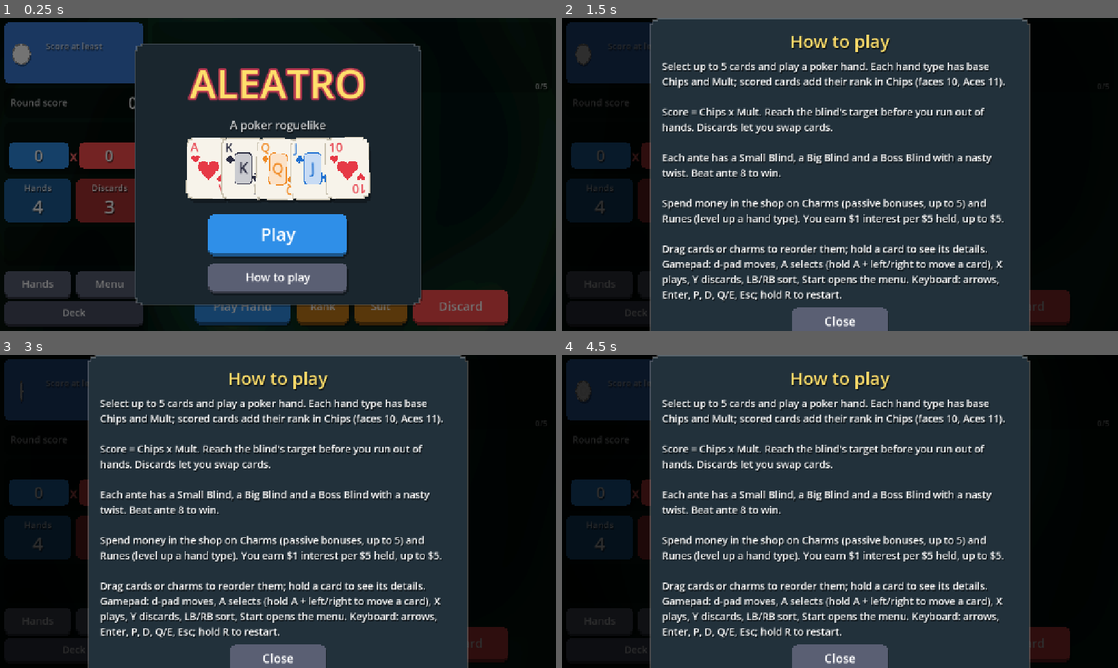
Above: before the commit, frames 1-4 (two rows, left to right).
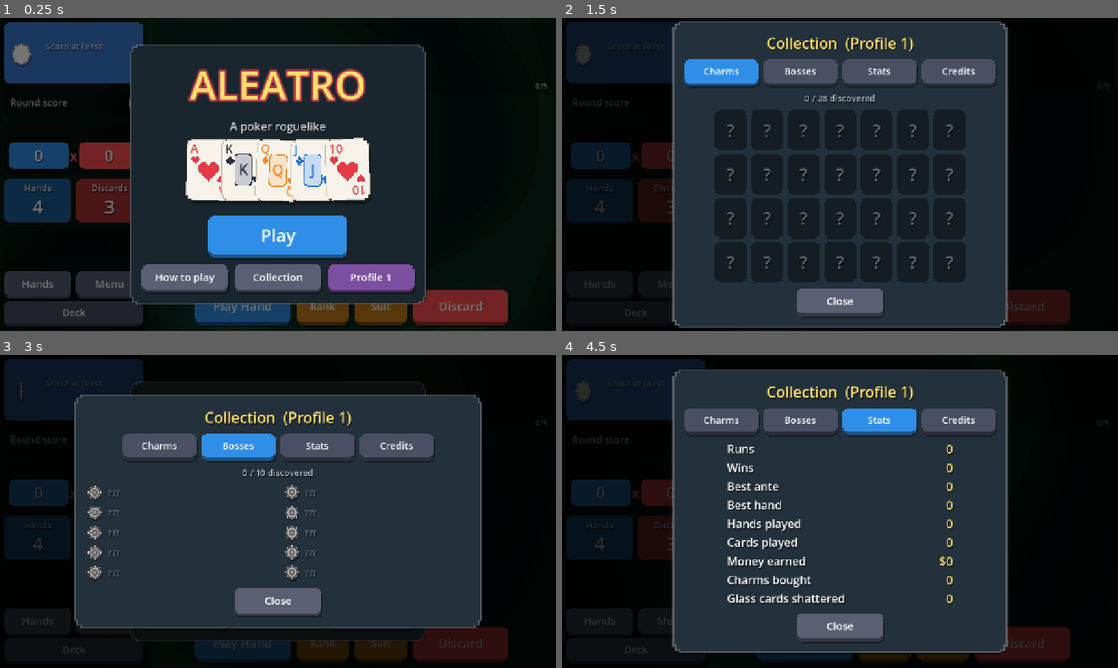
Above: after the commit, the same moments.

Repository: Yassineallach/schoolmaroc
Game: Godot game, scene res://scenes/main.tscn
Same seed, same stepped clock (60 frames per second), same inputs: the game is played once before the commit and once after it.
Inputs (mouse positions are in pixels of both pictures, inside the frame that each line leads up to):
- Up to frame 1 (0.25 s): no input
- Up to frame 2 (1.5 s): click "Discard" at 0.5 s; click (840, 277) at 1.25 s, where only the run after the commit has a clickable "Collection"
- Up to frame 3 (3 s): click (161, 408) at 2 s, where only the run after the commit has a clickable "Charms"; click (239, 408) at 2.75 s, where only the run after the commit has a clickable "Bosses"
- Up to frame 4 (4.5 s): click (723, 445) at 3.5 s, where only the run after the commit has a clickable "Charms"; click (878, 408) at 4.25 s, where only the run after the commit has a clickable "Stats"

The runs differ from the first frame. In frame 1, 8.6% of the frame differs, in the area x 23-77%, y 8-93%; in frame 2, 25%; in frame 3, 36%, in the area x 13-87%, y 0-100%; in frame 4, 30%.

Commit message:
Aleatro: save and resume runs, profiles, collection and lifetime stats
SaveManager writes on a background thread, coalescing requests per
file, compressing with zstd and replacing files atomically via a temp
file; pending writes are flushed when the app is paused or closed.

The run is snapshotted at every safe point (blind select, after each
deal, cash out, shop) and resumes exactly there, including hand order,
draw pile, charm state and the RNG. Game over and victory clear it.
Three profiles each keep their own run, stats and discoveries;
settings stay shared and the old stats file migrates into profile 1.

The title offers Continue (with ante and money) or a hold-to-confirm
New Run, plus Collection and a profile switch. Collection shows
discovered charms and bosses, lifetime stats and credits; new
discoveries pop a toast. Bump to 1.7.0 (8).

Co-Authored-By: Claude Opus 5.5 <noreply@anthropic.com>
Claude-Session: https://claude.ai/code/session_01LZR5ftoCVRtdXjWmfvUKYt

Diff:
--- a/aleatro/project.godot
+++ b/aleatro/project.godot
@@ -6,7 +6,7 @@
 
 config/name="Aleatro"
 config/description="A poker roguelike: build hands, collect charms, beat the blinds."
-config/version="1.6.0"
+config/version="1.7.0"
 run/main_scene="res://scenes/main.tscn"
 config/quit_on_go_back=false
 config/features=PackedStringArray("4.7", "GL Compatibility")
--- a/aleatro/scripts/game_state.gd
+++ b/aleatro/scripts/game_state.gd
@@ -197,3 +197,44 @@
 		if deck[i].id == card.id:
 			deck.remove_at(i)
 			return
+
+
+# ---------------------------------------------------------------- save / load
+
+const SAVE_FIELDS := [
+	"ante", "blind_idx", "money", "hand_size", "max_hands", "max_discards", "hands_left",
+	"discards_left", "charm_slots", "charms", "hand_levels", "hands_played_count", "deck",
+	"round_score", "target", "endless", "reroll_cost", "best_hand", "shop_charms",
+	"shop_runes", "shop_card", "_last_hex", "_next_id",
+]
+
+
+func to_dict() -> Dictionary:
+	var d := {}
+	for f in SAVE_FIELDS:
+		d[f] = get(f)
+	# Hand and draw pile hold the same card objects as the deck; store ids.
+	d.hand = hand.map(func(c): return c.id)
+	d.draw_pile = draw_pile.map(func(c): return c.id)
+	d.boss = boss_hex.id
+	d.rng_seed = rng.seed
+	d.rng_state = rng.state
+	return d
+
+
+static func from_dict(d: Dictionary) -> GameState:
+	var gs := GameState.new()
+	for f in SAVE_FIELDS:
+		if d.has(f):
+			gs.set(f, d[f])
+	var by_id := {}
+	for c in gs.deck:
+		by_id[c.id] = c
+	gs.hand = d.get("hand", []).filter(func(i): return by_id.has(i)).map(func(i): return by_id[i])
+	gs.draw_pile = d.get("draw_pile", []).filter(func(i): return by_id.has(i)).map(func(i): return by_id[i])
+	for h in Data.HEXES:
+		if h.id == d.get("boss", ""):
+			gs.boss_hex = h
+	gs.rng.seed = d.get("rng_seed", gs.rng.seed)
+	gs.rng.state = d.get("rng_state", gs.rng.state)
+	return gs
--- a/aleatro/scripts/main.gd
+++ b/aleatro/scripts/main.gd
@@ -1,7 +1,6 @@
 extends Control
 
 const MAX_SELECT := 5
-const STATS_PATH := "user://stats.cfg"
 const SIDE_W := 340.0  # left sidebar width
 const CHARM_H := 160.0
 const TOP_H := 180.0  # charm row; table overlays start below it
@@ -53,7 +52,13 @@
 var sort_mode := "rank"
 var vw := 1280.0
 var vh := 720.0
-var stats := {"best_ante": 0, "best_hand": 0, "runs": 0, "wins": 0}
+const STAT_DEFAULTS := {
+	"runs": 0, "wins": 0, "best_ante": 0, "best_hand": 0, "hands_played": 0,
+	"cards_played": 0, "money_earned": 0, "charms_bought": 0, "cards_shattered": 0,
+}
+var stats := STAT_DEFAULTS.duplicate()
+var saves: SaveManager
+var profile_data := {}
 var settings := {"master": 80.0, "music": 70.0, "sfx": 85.0, "vibration": true, "speed": 1.0}
 var on_title := false
 var sidebar_buttons: Array = []
@@ -67,6 +72,8 @@
 	add_child(sfx)
 	music = Music.new()
 	add_child(music)
+	saves = SaveManager.new()
+	add_child(saves)
 	_load_stats()
 	_apply_settings()
 	_build_ui()
@@ -444,6 +451,7 @@
 	if v is CardView:
 		gs.hand = hand_views.map(func(h): return h.card)
 		layout_hand(true)
+		save_run("round")
 	else:
 		gs.charms = charm_views.map(func(c): return _charm_inst(c))
 		layout_charms(true)
@@ -563,12 +571,27 @@
 		cards.add_child(cv)
 	vb.add_child(cards)
 	vb.add_child(Control.new())
-	var b := _button("Play", Data.CHIP_COLOR, new_run, Vector2(320, 96), 40)
-	b.size_flags_horizontal = Control.SIZE_SHRINK_CENTER
-	vb.add_child(b)
-	var h := _button("How to play", Color("5a5f73"), show_help, Vector2(320, 70), 26)
-	h.size_flags_horizontal = Control.SIZE_SHRINK_CENTER
-	vb.add_child(h)
+	var main_row := HBoxContainer.new()
+	main_row.alignment = BoxContainer.ALIGNMENT_CENTER
+	main_row.add_theme_constant_override("separation", 18)
+	if saves.has_run():
+		var run := saves.load_run()
+		main_row.add_child(_button("Continue\nAnte %d  $%d" % [run.get("ante", 1), run.get("money", 0)], Color("3f9a5a"), resume_run, Vector2(300, 96), 28))
+		main_row.add_child(_hold_button("Hold: New Run", Data.CHIP_COLOR, new_run, 0.6, Vector2(300, 96)))
+	else:
+		main_row.add_child(_button("Play", Data.CHIP_COLOR, new_run, Vector2(320, 96), 40))
+	vb.add_child(main_row)
+	var row := HBoxContainer.new()
+	row.alignment = BoxContainer.ALIGNMENT_CENTER
+	row.add_theme_constant_override("separation", 14)
+	row.add_child(_button("How to play", Color("5a5f73"), show_help, Vector2(200, 64), 24))
+	row.add_child(_button("Collection", Color("5a5f73"), show_collection, Vector2(200, 64), 24))
+	row.add_child(_button("Profile %d" % saves.profile, Color("7b4fa0"), func():
+		saves.profile = saves.profile % SaveManager.PROFILES + 1
+		saves.save_settings(settings)
+		_load_profile()
+		show_title(), Vector2(200, 64), 24))
+	vb.add_child(row)
 	if stats.runs > 0:
 		vb.add_child(_label("Best ante: %d   Best hand: %s   Wins: %d" % [stats.best_ante, Data.fmt(stats.best_hand), stats.wins], 20, Color(1, 1, 1, 0.7)))
 
@@ -596,6 +619,7 @@
 	gs = GameState.new()
 	stats.runs += 1
 	_save_stats()
+	saves.delete_run()
 	clear_hand_views()
 	rebuild_charms()
 	lbl_hand_name.text = ""
@@ -648,6 +672,8 @@
 		cols.add_child(p)
 	vb.add_child(cols)
 	vb.add_child(_center(_button("Play " + gs.blind_name(), gs.blind_color(), start_blind, Vector2(360, 86), 30)))
+	discover("hex", gs.boss_hex.id)
+	save_run("blind")
 
 
 # ---------------------------------------------------------------- round flow
@@ -668,6 +694,7 @@
 	await deal()
 	busy = false
 	update_hud()
+	save_run("round")
 
 
 func clear_hand_views() -> void:
@@ -678,21 +705,26 @@
 	manual_order = false
 
 
+func _make_hand_view(c: Dictionary) -> CardView:
+	var v := CardView.new(c)
+	v.set_debuffed(gs.is_debuffed(c))
+	v.position = Vector2(vw - 60, vh - 120)
+	v.rotation_degrees = 30
+	v.face_up = false
+	v.tapped.connect(_on_card_tapped)
+	v.held.connect(show_card_info)
+	v.drag_started.connect(_on_drag_start)
+	v.dragged.connect(_on_drag_move)
+	v.drag_ended.connect(_on_drag_end)
+	hand_layer.add_child(v)
+	hand_views.append(v)
+	return v
+
+
 func deal() -> void:
 	var drawn := gs.draw_cards()
 	for c in drawn:
-		var v := CardView.new(c)
-		v.set_debuffed(gs.is_debuffed(c))
-		v.position = Vector2(vw - 60, vh - 120)
-		v.rotation_degrees = 30
-		v.face_up = false
-		v.tapped.connect(_on_card_tapped)
-		v.held.connect(show_card_info)
-		v.drag_started.connect(_on_drag_start)
-		v.dragged.connect(_on_drag_move)
-		v.drag_ended.connect(_on_drag_end)
-		hand_layer.add_child(v)
-		hand_views.append(v)
+		_make_hand_view(c)
 	if not manual_order:
 		sort_hand()
 	gs.hand = hand_views.map(func(h): return h.card)
@@ -781,6 +813,8 @@
 		return
 	busy = true
 	gs.hands_left -= 1
+	stats.hands_played += 1
+	stats.cards_played += sel.size()
 	update_hud()
 	btn_play.disabled = true
 	btn_discard.disabled = true
@@ -876,6 +910,7 @@
 			line += 1
 		if e.has("money"):
 			gs.money += e.money
+			stats.money_earned += e.money
 			update_hud()
 			bump(lbl_money, 1.2)
 			popup_text(anchor + Vector2(0, 36 * line), "$%d" % e.money, Data.MONEY_COLOR)
@@ -901,6 +936,7 @@
 
 	# Glass cards that broke leave the deck for good.
 	for c in result.shatter:
+		stats.cards_shattered += 1
 		var v: CardView = view_of[c.id]
 		sel.erase(v)
 		gs.remove_from_deck(c)
@@ -941,6 +977,7 @@
 	await deal()
 	busy = false
 	update_hud()
+	save_run("round")
 
 
 func _fmt_mult(m: float) -> String:
@@ -970,6 +1007,7 @@
 	await deal()
 	busy = false
 	update_hud()
+	save_run("round")
 
 
 func win_round() -> void:
@@ -990,20 +1028,32 @@
 	for c in gs.charms:
 		if c.id == "gold":
 			charm_cash += 4
-	var total := reward + per_hand + interest + charm_cash + gilded
+	var rows := [["Blind reward", reward]]
+	if per_hand > 0:
+		rows.append(["Remaining hands (%d)" % per_hand, per_hand])
+	if interest > 0:
+		rows.append(["Interest ($1 per $5)", interest])
+	if charm_cash > 0:
+		rows.append(["Gold Tooth", charm_cash])
+	if gilded > 0:
+		rows.append(["Gilded cards held", gilded])
+	var info := {"title": gs.blind_name() + " defeated!", "rows": rows, "total": reward + per_hand + interest + charm_cash + gilded}
+	save_run("cashout", {"cashout": info})
+	show_cashout(info)
+
+
+func show_cashout(info: Dictionary) -> void:
+	in_round = false
+	busy = true
+	music.set_track("boss" if gs.blind_idx == 2 else "table")
 	var vb := open_overlay()
-	vb.add_child(_label(gs.blind_name() + " defeated!", 38, Color("ffdf6b")))
-	_row_label(vb, "Blind reward", "$%d" % reward)
-	if per_hand > 0:
-		_row_label(vb, "Remaining hands (%d)" % per_hand, "$%d" % per_hand)
-	if interest > 0:
-		_row_label(vb, "Interest ($1 per $5)", "$%d" % interest)
-	if charm_cash > 0:
-		_row_label(vb, "Gold Tooth", "$%d" % charm_cash)
-	if gilded > 0:
-		_row_label(vb, "Gilded cards held", "$%d" % gilded)
+	vb.add_child(_label(info.title, 38, Color("ffdf6b")))
+	for r in info.rows:
+		_row_label(vb, r[0], "$%d" % r[1])
+	var total: int = info.total
 	vb.add_child(_center(_button("Cash Out: $%d" % total, Color("e0a526"), func():
 		gs.money += total
+		stats.money_earned += total
 		sfx.play("coin")
 		cash_out(), Vector2(380, 90), 32)))
 
@@ -1028,6 +1078,7 @@
 	haptic(150, 0.8)
 	music.set_track("table")
 	music.pitch_target = 0.85
+	saves.delete_run()
 	stats.best_ante = maxi(stats.best_ante, gs.ante)
 	_save_stats()
 	clear_hand_views()
@@ -1047,6 +1098,7 @@
 
 func show_victory() -> void:
 	busy = true
+	saves.delete_run()
 	music.set_track("shop")
 	var vb := open_overlay(true)
 	vb.add_child(_label("You Win!", 72, Color("ffdf6b")))
@@ -1108,6 +1160,9 @@
 	reroll.disabled = gs.money < gs.reroll_cost
 	side.add_child(reroll)
 	body.add_child(side)
+	for d in gs.shop_charms:
+		discover("charm", d.id)
+	save_run("shop")
 
 
 func _shop_item(view: Control, cost: int, desc: String, tag: String, cb: Callable) -> Control:
@@ -1139,6 +1194,7 @@
 		return
 	gs.money -= d.cost
 	gs.charms.append({"id": d.id, "data": {}, "ed": d.get("ed", "")})
+	stats.charms_bought += 1
 	gs.shop_charms.remove_at(i)
 	sfx.play("coin")
 	rebuild_charms()
@@ -1371,25 +1427,114 @@
 # ---------------------------------------------------------------- persistence
 
 func _load_stats() -> void:
-	var cf := ConfigFile.new()
-	if cf.load(STATS_PATH) != OK:
-		return
-	for k in stats.keys():
-		stats[k] = cf.get_value("stats", k, stats[k])
-	for k in settings.keys():
-		settings[k] = cf.get_value("settings", k, settings[k])
-	# 1.5.0 had a single on/off sound switch
-	if cf.get_value("settings", "sound", true) == false:
-		settings.master = 0.0
+	settings = saves.load_settings(settings)
+	_load_profile()
+
+
+func _load_profile() -> void:
+	profile_data = saves.load_profile()
+	stats = STAT_DEFAULTS.duplicate()
+	stats.merge(profile_data.stats, true)
 
 
 func _save_stats() -> void:
-	var cf := ConfigFile.new()
-	for k in stats.keys():
-		cf.set_value("stats", k, stats[k])
-	for k in settings.keys():
-		cf.set_value("settings", k, settings[k])
-	cf.save(STATS_PATH)
+	saves.save_settings(settings)
+	profile_data.stats = stats
+	saves.save_profile(profile_data)
+
+
+## Snapshot the run at a safe point so it can be resumed after the app closes.
+func save_run(screen: String, extra := {}) -> void:
+	if gs == null:
+		return
+	var snap := gs.to_dict()
+	snap.screen = screen
+	snap.sort_mode = sort_mode
+	snap.manual_order = manual_order
+	snap.merge(extra)
+	saves.save_run(snap)
+	# Lifetime stats change during play; keep them in step with the run.
+	profile_data.stats = stats
+	saves.save_profile(profile_data)
+
+
+func resume_run() -> void:
+	var d := saves.load_run()
+	if d.is_empty():
+		new_run()
+		return
+	on_title = false
+	music.pitch_target = 1.0
+	gs = GameState.from_dict(d)
+	sort_mode = d.get("sort_mode", "rank")
+	_place_marker()
+	clear_hand_views()
+	manual_order = d.get("manual_order", false)
+	rebuild_charms()
+	lbl_hand_name.text = ""
+	match d.get("screen", "blind"):
+		"shop":
+			show_shop()
+		"cashout":
+			show_cashout(d.cashout)
+		"round":
+			resume_round()
+		_:
+			show_blind_select()
+
+
+func resume_round() -> void:
+	clear_overlay()
+	_shop_open = false
+	in_round = true
+	busy = true
+	music.set_track("boss" if gs.blind_idx == 2 else "table")
+	var k := 0
+	for c in gs.hand:
+		var v := _make_hand_view(c)
+		v.flip_up(0.1 + 0.05 * k)
+		k += 1
+	layout_hand(true)
+	update_hud()
+	await wait(0.4 + 0.05 * k)
+	busy = false
+	update_hud()
+
+
+## Record a charm or boss the player has now seen; announce new ones.
+func discover(kind: String, id: String) -> void:
+	var key := "seen_charms" if kind == "charm" else "seen_hexes"
+	if profile_data[key].has(id):
+		return
+	profile_data[key].append(id)
+	_save_stats()
+	if kind == "charm":
+		toast("New charm discovered: " + Data.charm_def(id).name)
+	else:
+		for h in Data.HEXES:
+			if h.id == id:
+				toast("New boss discovered: " + h.name)
+
+
+## A small notice that slides in at the top right.
+func toast(text: String) -> void:
+	var p := PanelContainer.new()
+	var sb := _box(Color("22313b"), 3.0, true)
+	sb.outline = 2.0
+	sb.outline_color = Color("ffdf6b")
+	sb.set_content_margin_all(12)
+	p.add_theme_stylebox_override("panel", sb)
+	p.add_child(_label(text, 20, Color.WHITE))
+	p.mouse_filter = Control.MOUSE_FILTER_IGNORE
+	fx_layer.add_child(p)
+	var slot := fx_layer.get_children().filter(func(c): return c is PanelContainer).size() - 1
+	p.position = Vector2(vw + 10, 12 + slot * 58)
+	await get_tree().process_frame
+	var tw := create_tween()
+	tw.tween_property(p, "position:x", vw - p.size.x - 12, 0.3).set_trans(Tween.TRANS_BACK).set_ease(Tween.EASE_OUT)
+	tw.tween_interval(2.4)
+	tw.tween_property(p, "position:x", vw + 10, 0.25)
+	tw.tween_callback(p.queue_free)
 
 
 func _apply_settings() -> void:
@@ -1505,13 +1650,76 @@
 	return hb
 
 
-func show_credits() -> void:
+func show_collection(tab: String = "charms") -> void:
 	var vb := open_modal()
-	vb.add_child(_label("Aleatro", 40, Color("ffdf6b")))
-	var v := Engine.get_version_info()
-	vb.add_child(_label("Made with Godot Engine %d.%d" % [v.major, v.minor], 22))
-	vb.add_child(_label("Music, sound and art are generated by the game's own code.", 20, Color(1, 1, 1, 0.7)))
-	vb.add_child(_center(_button("Close", Color("5a5f73"), close_modal, Vector2(200, 60), 24)))
+	vb.add_child(_label("Collection  (Profile %d)" % saves.profile, 34, Color("ffdf6b")))
+	var tabs := HBoxContainer.new()
+	tabs.alignment = BoxContainer.ALIGNMENT_CENTER
+	tabs.add_theme_constant_override("separation", 12)
+	for t in [["charms", "Charms"], ["bosses", "Bosses"], ["stats", "Stats"], ["credits", "Credits"]]:
+		var b := _button(t[1], Data.CHIP_COLOR if t[0] == tab else Color("4a4f63"), func(): show_collection(t[0]), Vector2(170, 54), 22)
+		tabs.add_child(b)
+	vb.add_child(tabs)
+	match tab:
+		"charms":
+			var seen: Array = profile_data.seen_charms
+			vb.add_child(_label("%d / %d discovered" % [seen.size(), Data.CHARMS.size()], 20, Color(1, 1, 1, 0.7)))
+			var grid := GridContainer.new()
+			grid.columns = 7
+			grid.add_theme_constant_override("h_separation", 10)
+			grid.add_theme_constant_override("v_separation", 8)
+			for c in Data.CHARMS:
+				var cell := Control.new()
+				cell.custom_minimum_size = Vector2(CharmView.W, CharmView.H) * 0.62
+				cell.mouse_filter = Control.MOUSE_FILTER_IGNORE
+				if seen.has(c.id):
+					var cv := CharmView.new(c.id)
+					cv.float_amount = 0.6
+					cv.scale = Vector2(0.62, 0.62)
+					cv.pivot_offset = Vector2.ZERO
+					cv.mouse_filter = Control.MOUSE_FILTER_IGNORE
+					cell.add_child(cv)
+				else:
+					var lock := Panel.new()
+					lock.size = cell.custom_minimum_size
+					lock.add_theme_stylebox_override("panel", _box(Color(0, 0, 0, 0.4), 3.0))
+					_place(_label("?", 40, Color(1, 1, 1, 0.35)), lock, Vector2.ZERO, lock.size)
+					cell.add_child(lock)
+				grid.add_child(cell)
+			vb.add_child(_center(grid))
+		"bosses":
+			var seen: Array = profile_data.seen_hexes
+			vb.add_child(_label("%d / %d discovered" % [seen.size(), Data.HEXES.size()], 20, Color(1, 1, 1, 0.7)))
+			var grid := GridContainer.new()
+			grid.columns = 2
+			grid.add_theme_constant_override("h_separation", 24)
+			grid.add_theme_constant_override("v_separation", 6)
+			for h in Data.HEXES:
+				var row := HBoxContainer.new()
+				row.add_theme_constant_override("separation", 10)
+				var known := seen.has(h.id)
+				row.add_child(BlindChip.new(h.color.lightened(0.3) if known else Color(0.4, 0.4, 0.4), 40.0))
+				var txt := _label("%s: %s" % [h.name, h.desc] if known else "???", 19, Color.WHITE if known else Color(1, 1, 1, 0.4), HORIZONTAL_ALIGNMENT_LEFT)
+				txt.custom_minimum_size = Vector2(380, 0)
+				txt.autowrap_mode = TextServer.AUTOWRAP_WORD_SMART
+				row.add_child(txt)
+				grid.add_child(row)
+			vb.add_child(_center(grid))
+		"stats":
+			var labels := [["Runs", "runs"], ["Wins", "wins"], ["Best ante", "best_ante"], ["Best hand", "best_hand"],
+				["Hands played", "hands_played"], ["Cards played", "cards_played"], ["Money earned", "money_earned"],
+				["Charms bought", "charms_bought"], ["Glass cards shattered", "cards_shattered"]]
+			var box := VBoxContainer.new()
+			box.custom_minimum_size = Vector2(520, 0)
+			for l in labels:
+				_row_label(box, l[0], ("$" if l[1] == "money_earned" else "") + Data.fmt(stats[l[1]]), Color("ffdf6b"))
+			vb.add_child(_center(box))
+		"credits":
+			var v := Engine.get_version_info()
+			vb.add_child(_label("Aleatro", 36, Color.WHITE))
+			vb.add_child(_label("Made with Godot Engine %d.%d" % [v.major, v.minor], 22))
+			vb.add_child(_label("Music, sound and art are generated by the game's own code.", 20, Color(1, 1, 1, 0.7)))
+	vb.add_child(_center(_button("Close", Color("5a5f73"), close_modal, Vector2(200, 58), 24)))
 
 
 func show_menu() -> void:
@@ -1538,7 +1746,7 @@
 		_save_stats()
 		show_menu(), Vector2(300, 64), 24))
 	grid.add_child(_button("How to play", Color("5a5f73"), show_help, Vector2(300, 64), 24))
-	grid.add_child(_button("Credits", Color("5a5f73"), show_credits, Vector2(300, 64), 24))
+	grid.add_child(_button("Collection", Color("5a5f73"), show_collection, Vector2(300, 64), 24))
 	grid.add_child(_hold_button("Hold: New Run", Data.MULT_COLOR, func():
 		close_modal()
 		new_run()))
--- /dev/null
+++ b/aleatro/scripts/save_manager.gd
@@ -0,0 +1,201 @@
+class_name SaveManager
+extends Node
+
+## Persists settings (shared), and per profile: lifetime stats, discoveries
+## and the run in progress. Writes happen on a background thread; each file
+## is compressed and written to a temp file that then replaces the old one,
+## so a crash mid-write never leaves a broken save. Requests to the same
+## file are coalesced: only the latest snapshot is written.
+
+const PROFILES := 3
+const SETTINGS_PATH := "user://settings.cfg"
+const LEGACY_PATH := "user://stats.cfg"
+const MAGIC := 0x414C4541  # "ALEA"
+const VERSION := 1
+
+var profile := 1
+
+var _thread := Thread.new()
+var _sem := Semaphore.new()
+var _mutex := Mutex.new()
+var _pending := {}  # path -> PackedByteArray (null = delete)
+var _quit := false
+
+
+func _ready() -> void:
+	_thread.start(_worker)
+
+
+func _exit_tree() -> void:
+	flush()
+	_mutex.lock()
+	_quit = true
+	_mutex.unlock()
+	_sem.post()
+	_thread.wait_to_finish()
+
+
+func _notification(what: int) -> void:
+	# Android may kill a backgrounded app without warning.
+	if what == NOTIFICATION_APPLICATION_PAUSED or what == NOTIFICATION_WM_CLOSE_REQUEST \
+			or what == NOTIFICATION_APPLICATION_FOCUS_OUT:
+		flush()
+
+
+# ---------------------------------------------------------------- paths
+
+func _dir(p: int = profile) -> String:
+	return "user://profile_%d" % p
+
+
+func _profile_path(p: int = profile) -> String:
+	return _dir(p) + "/profile.sav"
+
+
+func _run_path(p: int = profile) -> String:
+	return _dir(p) + "/run.sav"
+
+
+# ---------------------------------------------------------------- settings
+
+func load_settings(defaults: Dictionary) -> Dictionary:
+	var out := defaults.duplicate()
+	var cf := ConfigFile.new()
+	if cf.load(SETTINGS_PATH) == OK:
+		for k in out:
+			out[k] = cf.get_value("settings", k, out[k])
+		profile = clampi(cf.get_value("save", "profile", 1), 1, PROFILES)
+	elif cf.load(LEGACY_PATH) == OK:
+		for k in out:
+			out[k] = cf.get_value("settings", k, out[k])
+		if cf.get_value("settings", "sound", true) == false:
+			out.master = 0.0
+	return out
+
+
+func save_settings(settings: Dictionary) -> void:
+	var cf := ConfigFile.new()
+	for k in settings:
+		cf.set_value("settings", k, settings[k])
+	cf.set_value("save", "profile", profile)
+	cf.save(SETTINGS_PATH)
+
+
+# ---------------------------------------------------------------- profile
+
+## {stats: Dictionary, seen_charms: Array, seen_hexes: Array}
+func load_profile(p: int = profile) -> Dictionary:
+	var data := _read(_profile_path(p))
+	if data.is_empty() and p == 1:
+		data = _migrate_legacy()
+	data.merge({"stats": {}, "seen_charms": [], "seen_hexes": []})
+	return data
+
+
+func save_profile(data: Dictionary) -> void:
+	_queue(_profile_path(), var_to_bytes(data))
+
+
+func _migrate_legacy() -> Dictionary:
+	var cf := ConfigFile.new()
+	if cf.load(LEGACY_PATH) != OK:
+		return {}
+	var stats := {}
+	for k in cf.get_section_keys("stats") if cf.has_section("stats") else []:
+		stats[k] = cf.get_value("stats", k)
+	return {"stats": stats}
+
+
+# ---------------------------------------------------------------- run
+
+func has_run(p: int = profile) -> bool:
+	var path := _run_path(p)
+	_mutex.lock()
+	var queued := _pending.has(path)
+	var bytes = _pending.get(path)
+	_mutex.unlock()
+	if queued:
+		return bytes != null
+	return FileAccess.file_exists(path)
+
+
+func load_run(p: int = profile) -> Dictionary:
+	_mutex.lock()
+	var pending = _pending.get(_run_path(p), false)
+	_mutex.unlock()
+	if pending is PackedByteArray:
+		return bytes_to_var(pending)
+	return _read(_run_path(p))
+
+
+func save_run(snapshot: Dictionary) -> void:
+	_queue(_run_path(), var_to_bytes(snapshot))
+
+
+func delete_run() -> void:
+	_queue(_run_path(), null)
+
+
+# ---------------------------------------------------------------- io
+
+func _queue(path: String, bytes) -> void:
+	_mutex.lock()
+	_pending[path] = bytes
+	_mutex.unlock()
+	_sem.post()
+
+
+## Write everything still pending, right now, on this thread.
+func flush() -> void:
+	_mutex.lock()
+	var jobs := _pending.duplicate()
+	_pending.clear()
+	_mutex.unlock()
+	for path in jobs:
+		_write(path, jobs[path])
+
+
+func _worker() -> void:
+	while true:
+		_sem.wait()
+		_mutex.lock()
+		if _quit:
+			_mutex.unlock()
+			return
+		var jobs := _pending.duplicate()
+		_pending.clear()
+		_mutex.unlock()
+		for path in jobs:
+			_write(path, jobs[path])
+
+
+static func _write(path: String, bytes) -> void:
+	DirAccess.make_dir_recursive_absolute(path.get_base_dir())
+	if bytes == null:
+		DirAccess.remove_absolute(path)
+		return
+	var tmp := path + ".tmp"
+	var f := FileAccess.open_compressed(tmp, FileAccess.WRITE, FileAccess.COMPRESSION_ZSTD)
+	if f == null:
+		push_warning("save failed: %s" % tmp)
+		return
+	f.store_32(MAGIC)
+	f.store_32(VERSION)
+	f.store_32(bytes.size())
+	f.store_buffer(bytes)
+	f.close()
+	if FileAccess.file_exists(path):
+		DirAccess.remove_absolute(path)
+	DirAccess.rename_absolute(tmp, path)
+
+
+static func _read(path: String) -> Dictionary:
+	if not FileAccess.file_exists(path):
+		return {}
+	var f := FileAccess.open_compressed(path, FileAccess.READ, FileAccess.COMPRESSION_ZSTD)
+	if f == null or f.get_32() != MAGIC:
+		return {}
+	f.get_32()  # version, for future migrations
+	var size := f.get_32()
+	var data = bytes_to_var(f.get_buffer(size))
+	return data if data is Dictionary else {}
Not shown, changed: aleatro/export_presets.cfg
Not shown, added: aleatro/scripts/save_manager.gd.uid
